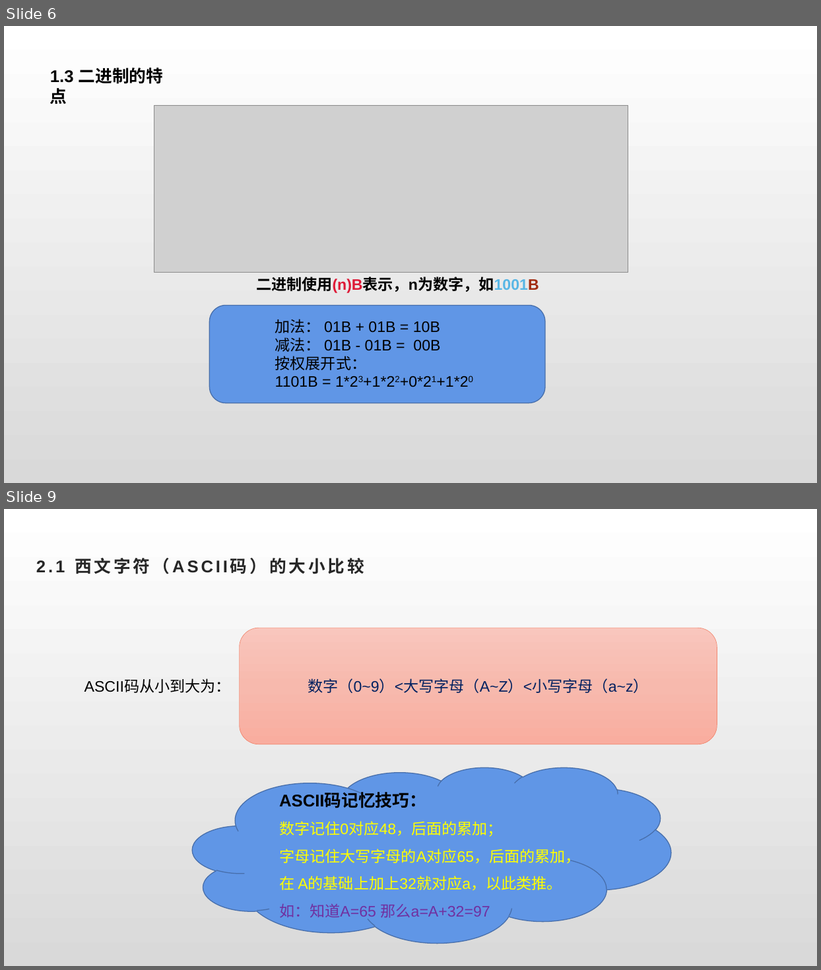
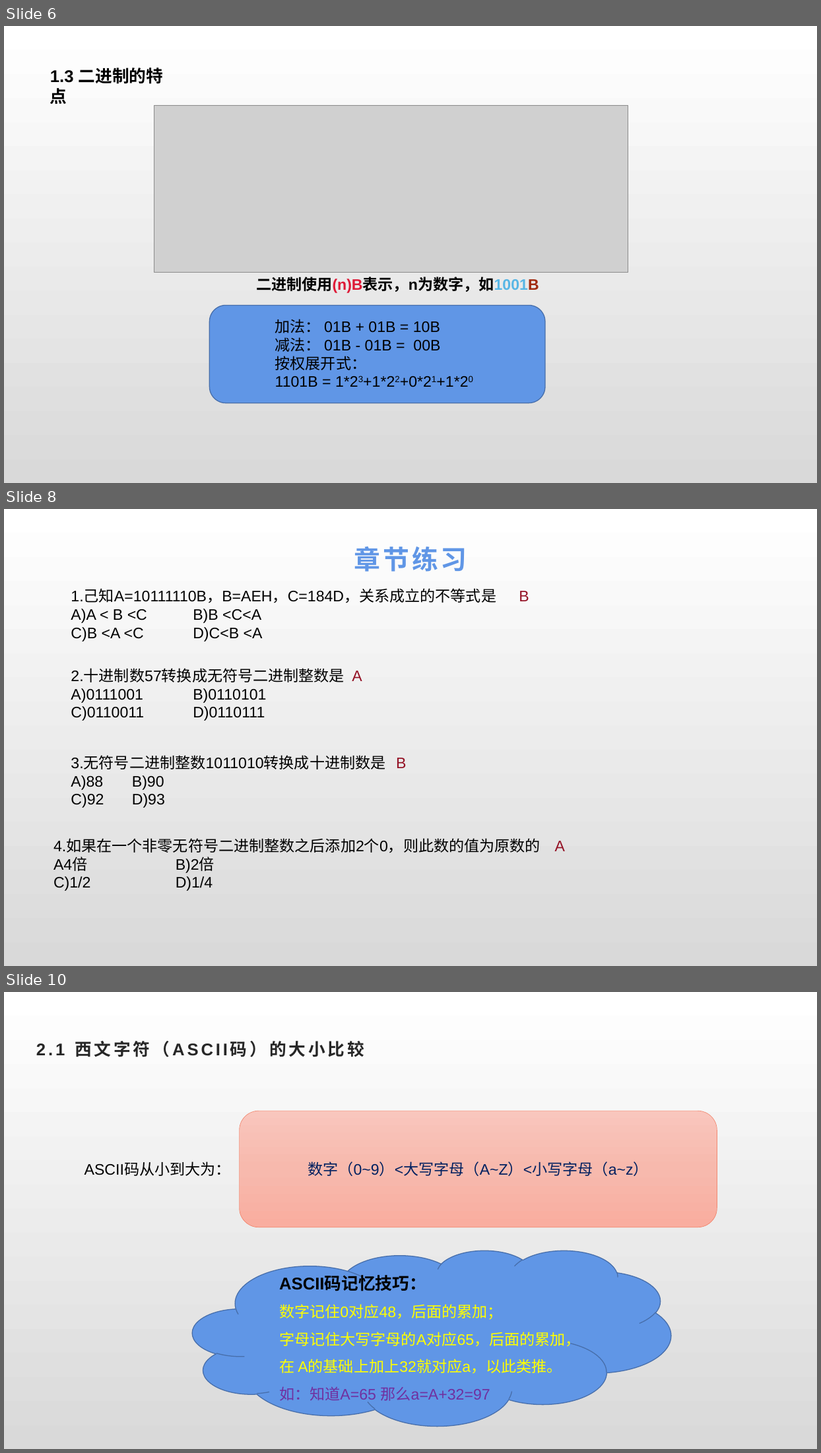
Before and after one commit to cckmit/typora-note, a slide deck: 计算机基础知识/计算机基础/计算机基础知识_第4章.pptx. Shown one above the other, each under a label of ours: slides 6 and 9 before the commit, slides 6, 8 and 10 after it; the slides between them are not shown. The pictures are 821x970 and 821x1453 pixels, drawn with LibreOffice and Linux fonts; fonts in the diff are those of the drawing; grey boxes stand for pictures. Boxes give left, top, right and bottom in pixels: in the first picture for what was removed or moved away, otherwise in the second. Text is boxed around its words. In the diff, an @@ line names an element or a change of style, - is before the commit and + after.

```diff
--- a/计算机基础知识/计算机基础/计算机基础知识_第4章.pptx
+++ b/计算机基础知识/计算机基础/计算机基础知识_第4章.pptx
@@ slide 8 added at bbox=[4, 509, 817, 966], background gradient #FFFFFF to #D9D9D9 @@
@@ title added at bbox=[354, 547, 467, 572], 31.1 pt, text #6096E6, bold @@
+章节练习
@@ text added at bbox=[71, 590, 496, 642], 18 pt, text #000000 @@
+1.己知A=10111110B，B=AEH，C=184D，关系成立的不等式是
+A)A < B <C B)B <C<A
+C)B <A <C D)C<B <A
@@ text added at bbox=[519, 591, 529, 601], 18 pt, text #941225 @@
+B
@@ text added at bbox=[71, 669, 345, 721], 18 pt, text #000000 @@
+2.十进制数57转换成无符号二进制整数是
+A)0111001 B)0110101
+C)0110011 D)0110111
@@ text added at bbox=[352, 671, 362, 681], 18 pt, text #941225 @@
+A
@@ text added at bbox=[71, 757, 385, 808], 18 pt, text #000000 @@
+3.无符号二进制整数1011010转换成十进制数是
+A)88 B)90
+C)92 D)93
@@ text added at bbox=[396, 758, 406, 768], 18 pt, text #941225 @@
+B
@@ text added at bbox=[54, 839, 541, 891], 18 pt, text #000000 @@
+4.如果在一个非零无符号二进制整数之后添加2个0，则此数的值为原数的
+A4倍 B)2倍
+C)1/2 D)1/4
@@ text added at bbox=[555, 841, 565, 852], 18 pt, text #941225 @@
+A
@@ what was slide 9 is now slide 10 @@
```
Also in this commit, not shown: 5 slides changed, 5 other slides added, 4 other files.
